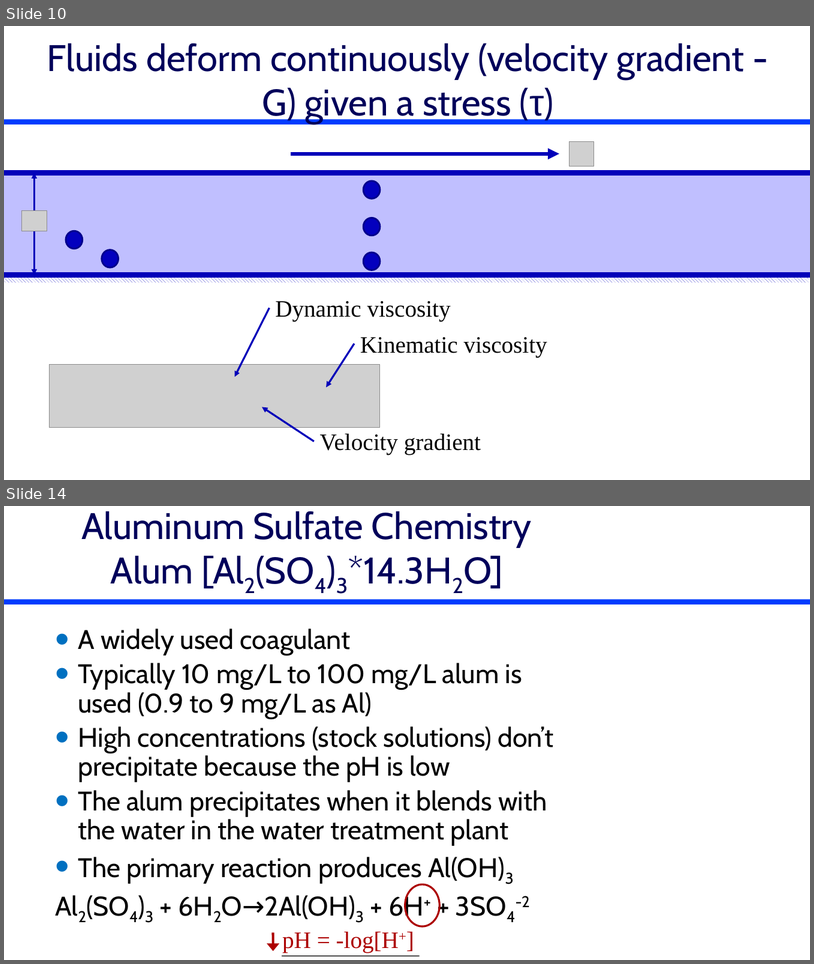
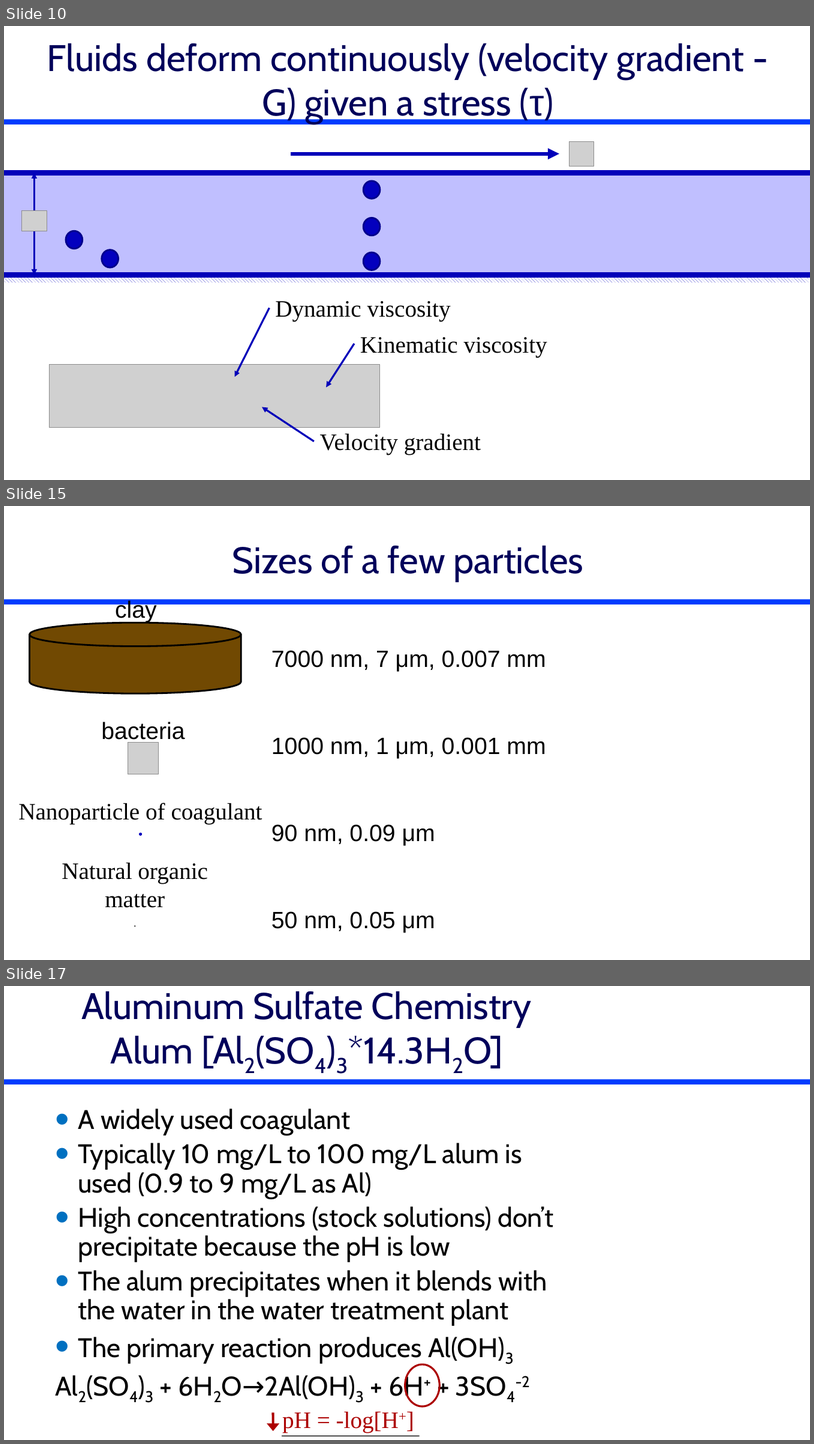
Before and after one commit to monroews/CEE4520Lectures, a slide deck: Flocculation Introduction.pptx. Shown one above the other, each under a label of ours: slides 10 and 14 before the commit, slides 10, 15 and 17 after it; the slides between them are not shown. The pictures are 814x964 and 814x1444 pixels, drawn with LibreOffice and Linux fonts; fonts in the diff are those of the drawing; grey boxes stand for pictures. Boxes give left, top, right and bottom in pixels: in the first picture for what was removed or moved away, otherwise in the second. Text is boxed around its words. In the diff, an @@ line names an element or a change of style, - is before the commit and + after.

```diff
--- a/Flocculation Introduction.pptx
+++ b/Flocculation Introduction.pptx
@@ slide 15 added at [4,506,810,960], background #FFFFFF; not listed: 1 template element that a slide beside it also shows @@
@@ title added at [232,545,584,582], 44 pt, text #00005A @@
+Sizes of a few particles
@@ text added at [115,599,157,622], 28 pt, text #000000 @@
+clay
@@ cylinder added at [29,623,241,694], fill #724A02, outline #000000 2 pt @@
@@ text added at [272,650,546,672], 28 pt, text #000000 @@
+7000 nm, 7 μm, 0.007 mm
@@ text added at [101,721,185,744], 28 pt, text #000000 @@
+bacteria
@@ text added at [272,737,546,759], 28 pt, text #000000 @@
+1000 nm, 1 μm, 0.001 mm
@@ picture added at [128,742,158,774] @@
@@ text added at [18,802,263,823], 28 pt, text #000000 @@
+Nanoparticle of coagulant
@@ text added at [272,824,435,846], 28 pt, text #000000 @@
+90 nm, 0.09 μm
@@ ellipse added at [139,832,142,835], fill #0300BE @@
@@ text added at [62,862,208,907], 28 pt, text #000000 @@
+Natural organic matter
@@ text added at [272,911,435,933], 28 pt, text #000000 @@
+50 nm, 0.05 μm
@@ ellipse added at [135,925,136,927], fill #000000 @@
@@ what was slide 14 is now slide 17 @@
```
Also in this commit, not shown: 9 slides changed, 4 other slides added, 5 slides removed.
